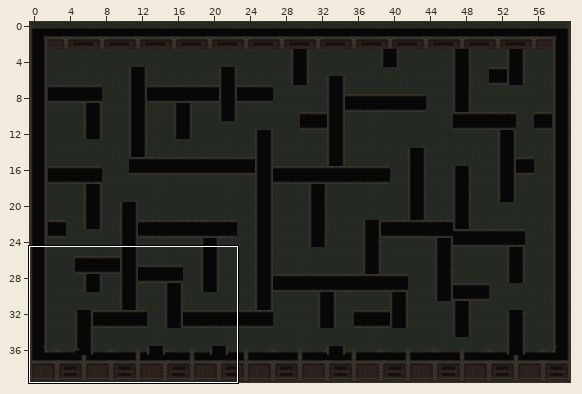
A Tiled map gets an edit: assets/level2.tmx. Above, an overview of the earlier version with the close-up marked.
Close-up. As it was:
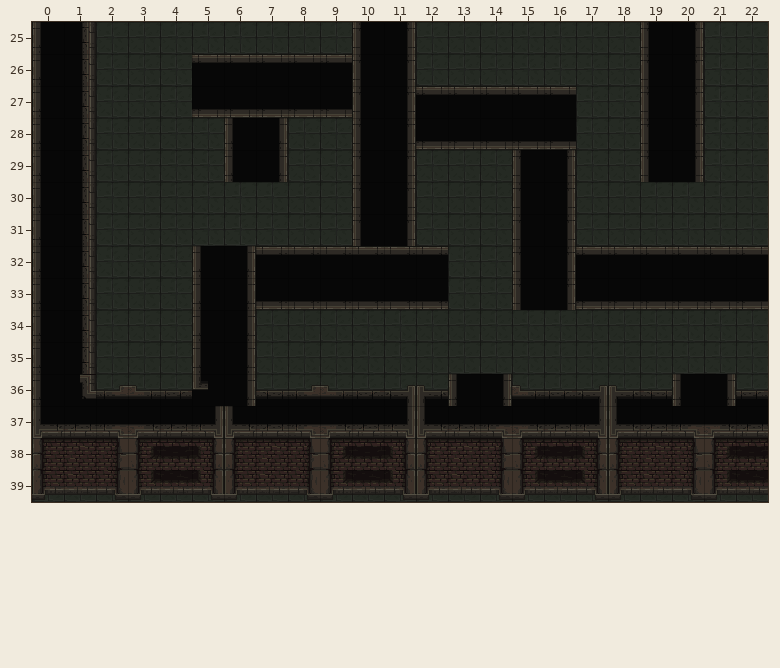
Cells are 32x32 px. Shown: x 0..22, y 25..39. The commit also changed other parts of the map, which this record leaves out.
Once edited:
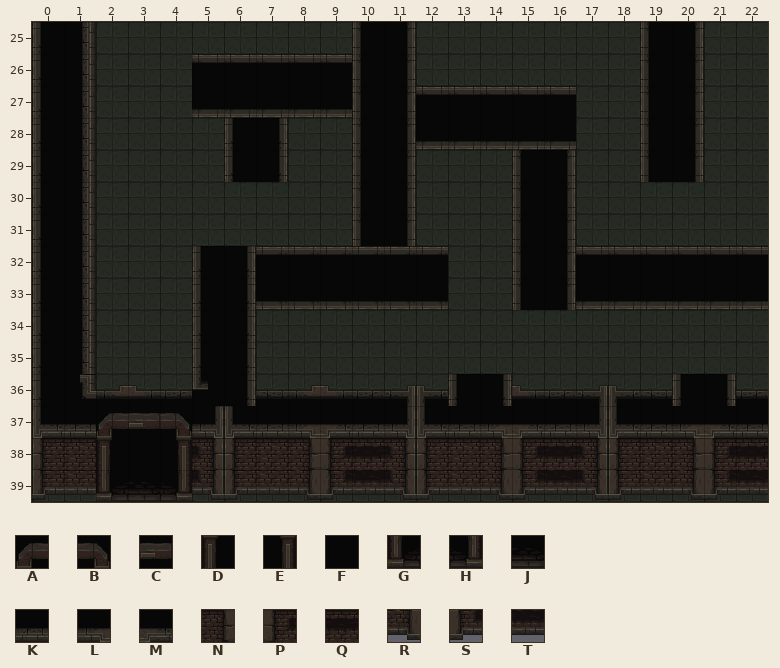
Key: from "mainlevbuild": A 20, B 20 flipped left-right, C 21, D 52, E 52 flipped left-right, F 67, G 84, H 84 flipped left-right, J 85, K 99, L 100, M 101, N 132, P 133, Q 134, R 164, S 165, T 166.
_ is an empty cell, . an unchanged one.
From old to new:
--- layer "walls"
@@ x 2..4 @@
-37 LMK
-38 NPQ
-39 RST
+37 ACB
+38 DFE
+39 GJH
